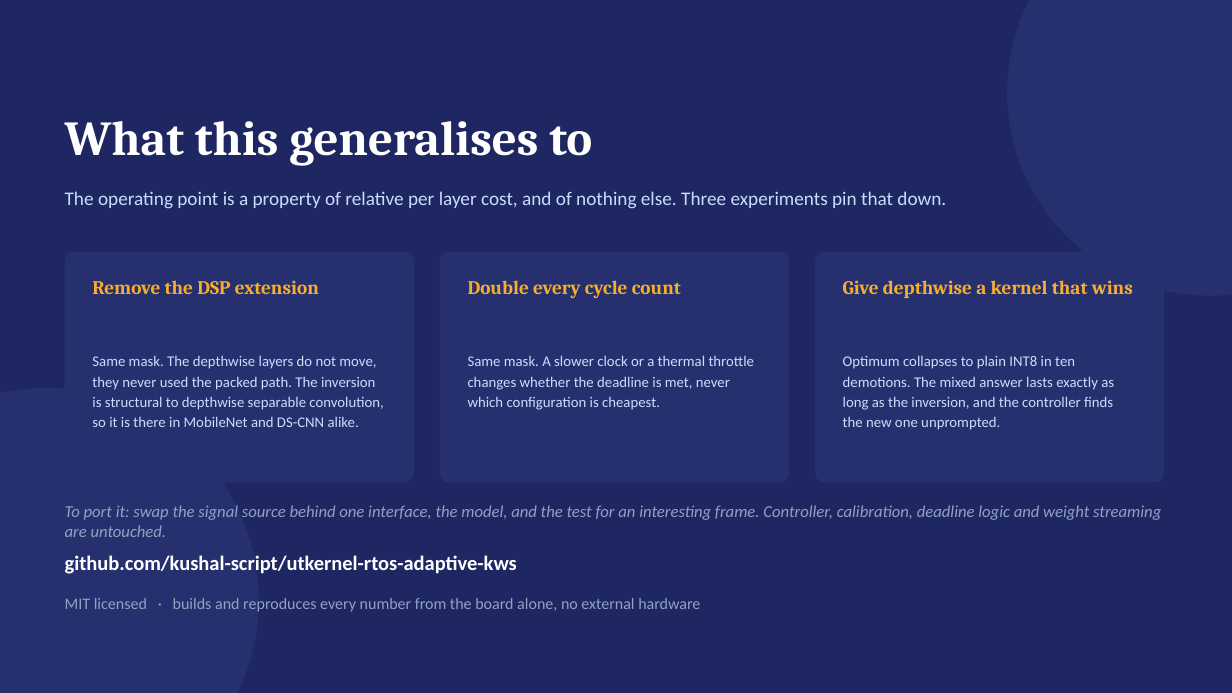
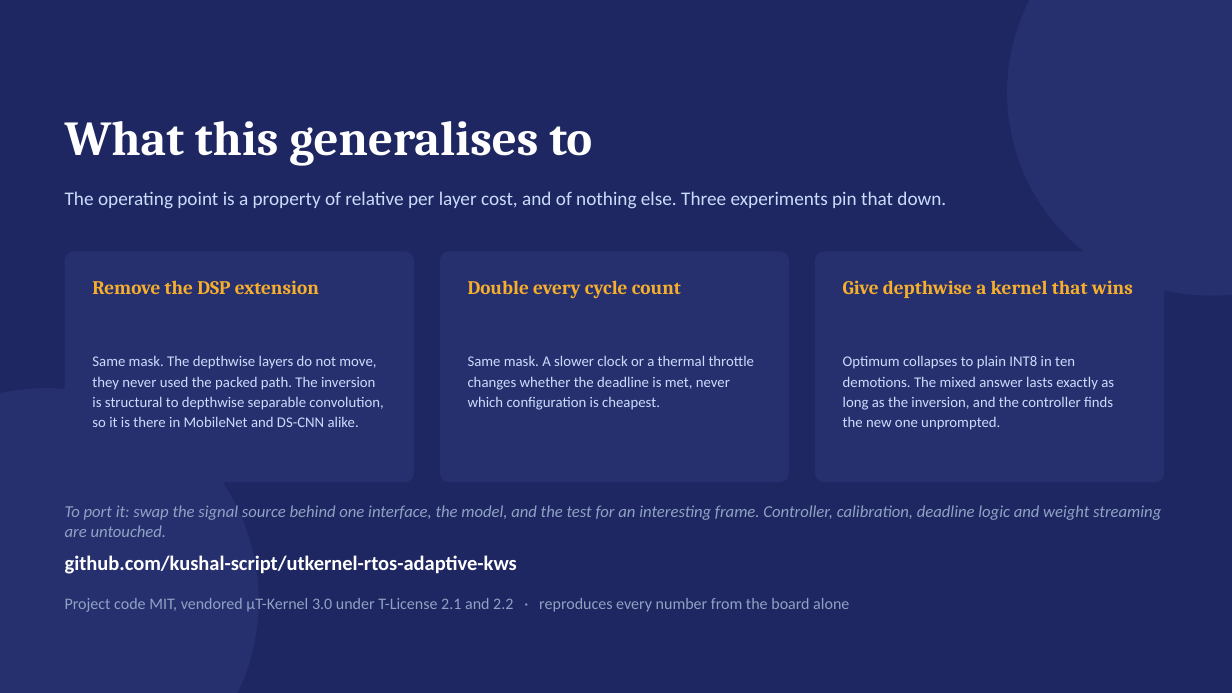
Before and after one commit to kushal-script/utkernel-rtos-adaptive-edge-ai, a slide deck: slide 11 of docs/TRON2026_intro_slides.pptx. Drawn at 1232x693 pixels with LibreOffice and Linux fonts; fonts in the diff are those of the drawing. Boxes give left, top, right and bottom in pixels: in the first picture for what was removed or moved away, otherwise in the second. Text is boxed around its words. In the diff, an @@ line names an element or a change of style, - is before the commit and + after.

```diff
--- a/docs/TRON2026_intro_slides.pptx
+++ b/docs/TRON2026_intro_slides.pptx
@@ text at (65, 598, 849, 612): text changed @@
-MIT licensed · builds and reproduces every number from the board alone, no external hardware
+Project code MIT, vendored µT-Kernel 3.0 under T-License 2.1 and 2.2 · reproduces every number from the board alone
```
Also in this commit, not shown: 2 other slides changed, 9 other files.
